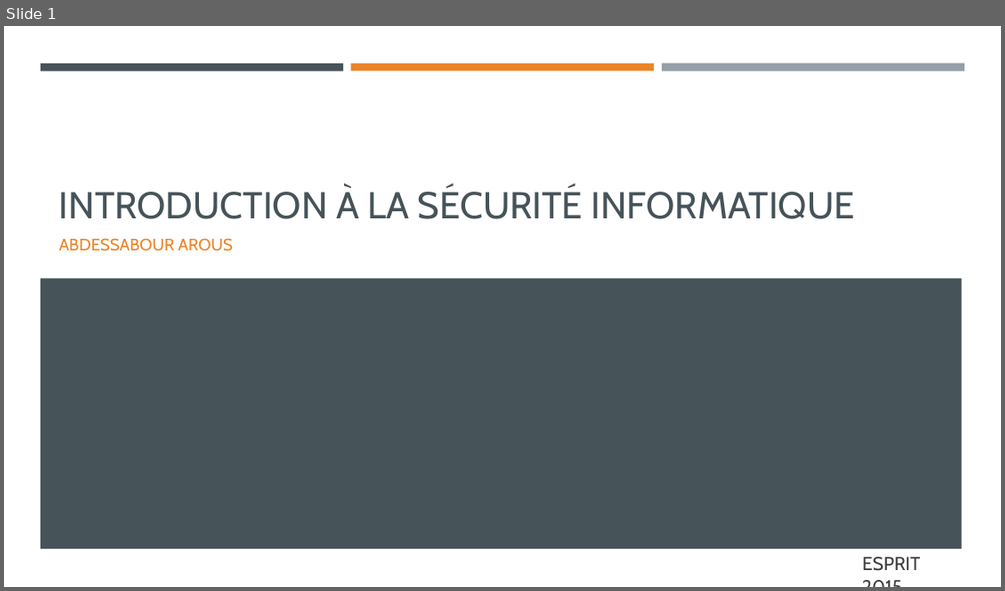
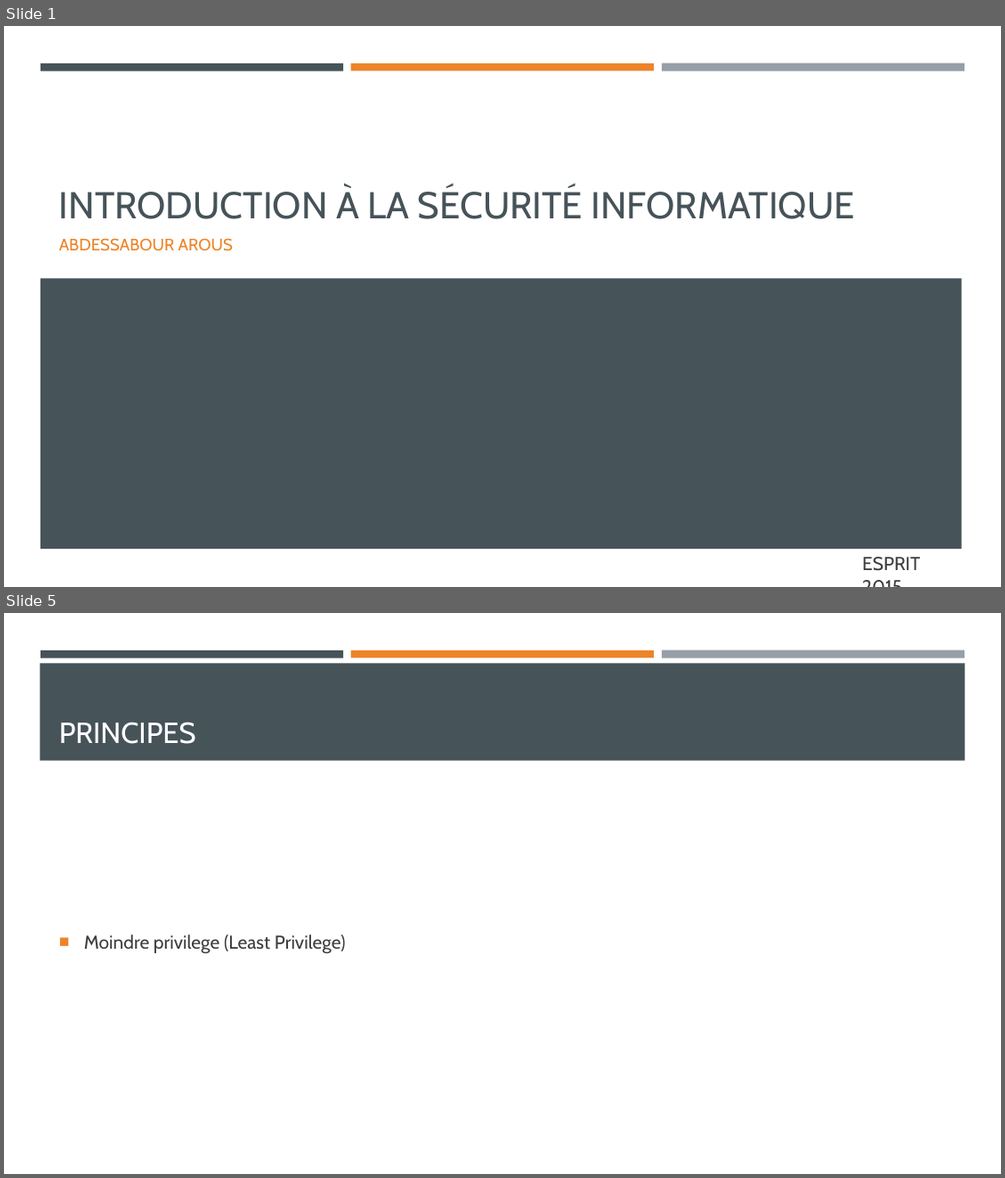
Before and after one commit to fksontini/NetworkSecurityClass, a slide deck: ESPRIT-4CINFO1-Mai-Juin-2015/Diapositives/1. Introduction à la Sécurité Informatique.pptx. Shown one above the other, each under a label of ours: slide 1 before the commit, slides 1 and 5 after it; the slides between them are not shown. The pictures are 1005x591 and 1005x1178 pixels, drawn with LibreOffice and Linux fonts; fonts in the diff are those of the drawing. Boxes give left, top, right and bottom in pixels: in the first picture for what was removed or moved away, otherwise in the second. Text is boxed around its words. In the diff, an @@ line names an element or a change of style, - is before the commit and + after.

```diff
--- a/ESPRIT-4CINFO1-Mai-Juin-2015/Diapositives/1. Introduction à la Sécurité Informatique.pptx
+++ b/ESPRIT-4CINFO1-Mai-Juin-2015/Diapositives/1. Introduction à la Sécurité Informatique.pptx
@@ slide 5 added at (4,613,1001,1174), background #FFFFFF; not listed: 3 template elements that a slide beside it also shows @@
@@ rectangle added at (40,663,965,761), fill #465359 @@
@@ title added at (59,722,196,744), 28 pt, text #FFFFFF @@
+PRINCIPES
@@ text added at (84,934,346,954), 18 pt, text #3D3D3D @@
+■ Moindre privilege (Least Privilege)
```
Also in this commit, not shown: 4 other slides added, 2 other files.
